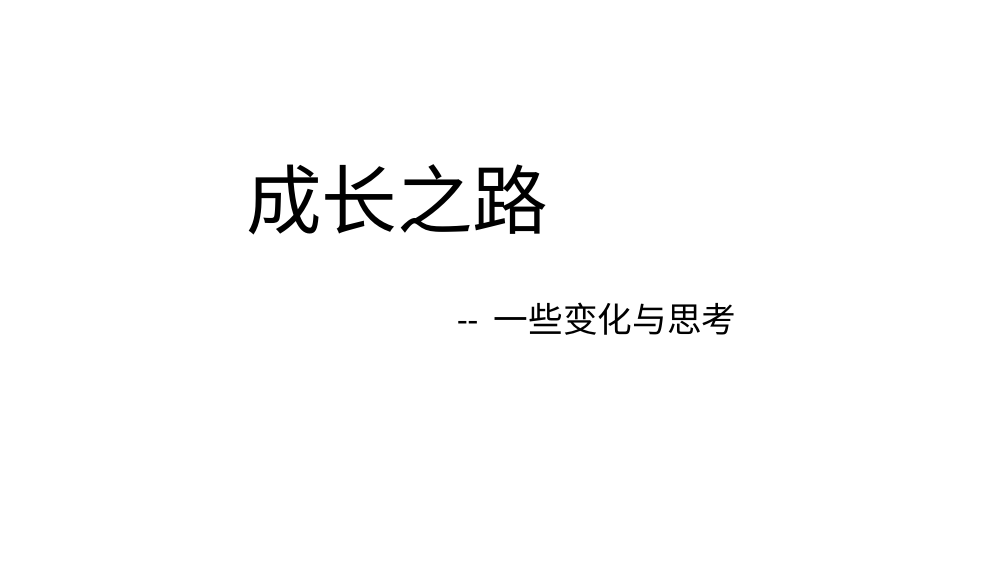
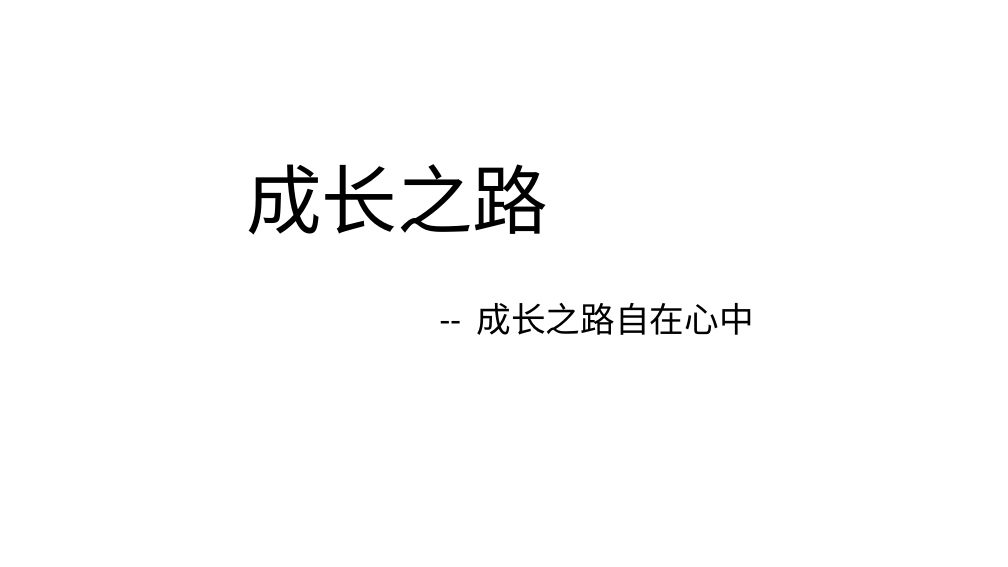
Before and after one commit to Kate-liu/Coder-Working, a slide deck: slide 1 of 9-Self article/标题Deno.pptx. Drawn at 1008x567 pixels with LibreOffice and Linux fonts; fonts in the diff are those of the drawing. Boxes give left, top, right and bottom in pixels: in the first picture for what was removed or moved away, otherwise in the second. Text is boxed around its words. In the diff, an @@ line names an element or a change of style, - is before the commit and + after.

```diff
--- a/9-Self article/标题Deno.pptx
+++ b/9-Self article/标题Deno.pptx
@@ subtitle at bbox=[477, 303, 754, 335]: text changed @@
--- 一些变化与思考
+-- 成长之路自在心中
```
Also in this commit, not shown: 3 other files.
